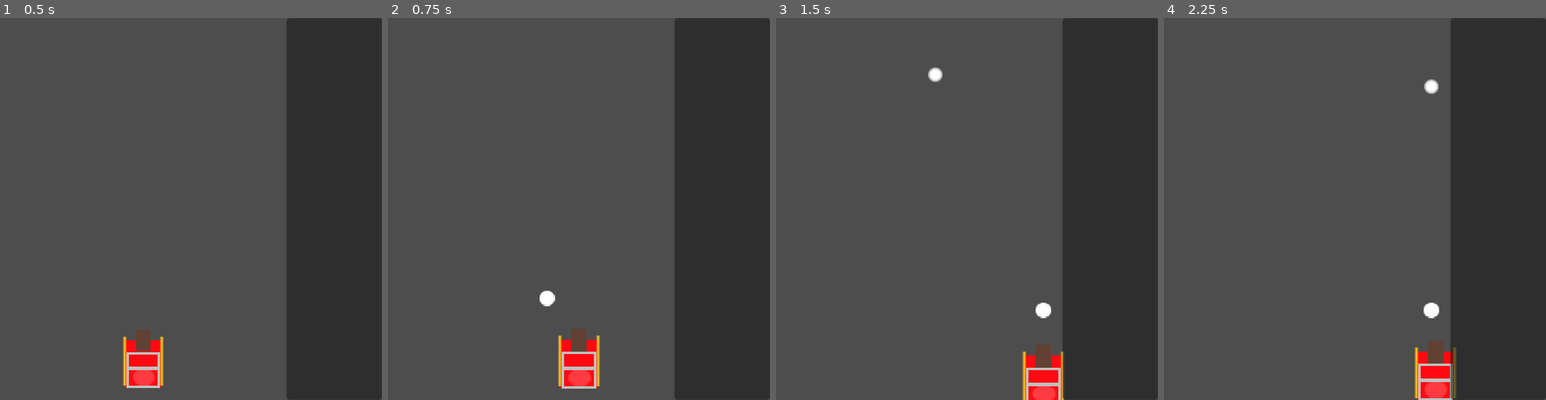
Above: before the commit, frames 1-4 (left to right).
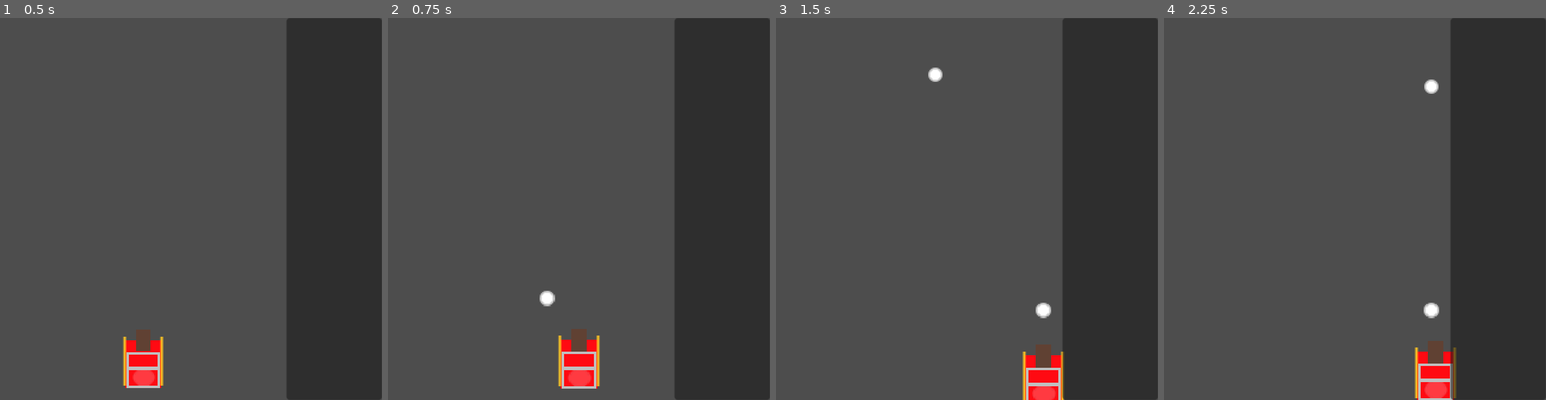
Above: after the commit, the same moments.

Repository: Zoidmania/gdex-2023-winter
Game: Godot game, scene res://stages/stage_north_america.tscn
Two runs of this game, one before a commit and one after it. Both use one fixed random seed, a clock stepped at 60 frames per second and the inputs below. The engine's default icon, where the game draws it, is replaced by a stand-in: a white triangle on a blue panel in a dark square.
Inputs:
- Up to frame 1 (0.5 s): no input
- Up to frame 2 (0.75 s): tap Enter at 0.5 s; hold Right (santa_move_right) from 0.53 s (still down); tap Space (santa_shoot) at 0.6 s
- Up to frame 3 (1.5 s): release Right (santa_move_right) at 1.28 s; hold Down (santa_move_down) from 1.28 s (still down); tap Space (santa_shoot) at 1.35 s
- Up to frame 4 (2.25 s): release Down (santa_move_down) at 2.03 s; hold Right (santa_move_right) from 2.03 s (still down); tap Space (santa_shoot) at 2.1 s

Frame 1 is identical in both runs. In frame 2, less than 0.1% of the frame differs, in the area x 39-44%, y 71-76%; in frame 3, less than 0.1%; in frame 4, less than 0.1%.

Commit message:
add black goat prototype

Diff:
--- a/src/enemies/green_goat.gd
+++ b/src/enemies/black_goat.gd
@@ -1,6 +1,29 @@
 extends Enemy
+## Represents a Black Goat Enemy.
+##
+## Black Goats fire a small black projectile straight downward.
+
+
+@onready var fire_timer: Timer = $FireTimer
+@onready var projectile_spawner: SpawnerComponent = $ProjectileSpawner
+@onready var muzzle: Marker2D = $Muzzle
+
+
+signal fired
 
 
 ## Init.
 func _ready() -> void:
     super()
+    fire_timer.timeout.connect(fire_projectile)
+
+
+## Causes the associated [SpawnerComponent] to create a projectile.
+##
+## The projectile's speed is controlled by the [Projectile]'s [MoveComponent].
+func fire_projectile() -> void:
+
+    projectile_spawner.spawn(muzzle.global_position)
+    scale_component.tween_scale()
+    fire_timer.start()
+    fired.emit()
--- a/src/enemies/black_goat.tscn
+++ b/src/enemies/black_goat.tscn
@@ -1,8 +1,10 @@
-[gd_scene load_steps=6 format=3 uid="uid://dxhp2tkvgacrk"]
+[gd_scene load_steps=8 format=3 uid="uid://dxhp2tkvgacrk"]
 
 [ext_resource type="PackedScene" uid="uid://b5j0erwnwdkwd" path="res://enemies/enemy.tscn" id="1_rl5lf"]
 [ext_resource type="Script" path="res://enemies/black_goat.gd" id="2_kn77k"]
 [ext_resource type="Texture2D" uid="uid://c4au4tc0qqgbm" path="res://assets/goat-proto/black.png" id="3_xfeca"]
+[ext_resource type="Script" path="res://components/spawner_component.gd" id="4_i4siy"]
+[ext_resource type="PackedScene" uid="uid://doawf0diikjik" path="res://projectiles/black_goat_projectile.tscn" id="5_ghwbu"]
 
 [sub_resource type="CircleShape2D" id="CircleShape2D_soyl6"]
 radius = 18.0
@@ -28,5 +30,20 @@
 shape = SubResource("RectangleShape2D_ai06l")
 debug_color = Color(0.92549, 0.196078, 0.478431, 0.419608)
 
-[node name="StatsComponent" parent="." index="12"]
+[node name="MoveComponent" parent="." index="6"]
+velocity = Vector2(0, 30)
+
+[node name="HealthComponent" parent="." index="11"]
 health = 10
+
+[node name="ProjectileSpawner" type="Node2D" parent="." index="12"]
+script = ExtResource("4_i4siy")
+scene = ExtResource("5_ghwbu")
+
+[node name="FireTimer" type="Timer" parent="." index="13"]
+wait_time = 2.0
+one_shot = true
+autostart = true
+
+[node name="Muzzle" type="Marker2D" parent="." index="14"]
+position = Vector2(0, 16)
--- /dev/null
+++ b/src/projectiles/black_goat_projectile.tscn
@@ -0,0 +1,25 @@
+[gd_scene load_steps=4 format=3 uid="uid://doawf0diikjik"]
+
+[ext_resource type="PackedScene" uid="uid://ookvicf7pm0s" path="res://projectiles/projectile.tscn" id="1_xm74n"]
+[ext_resource type="Texture2D" uid="uid://c2t76e6ujbowk" path="res://assets/goat-proto/black-projectile.png" id="2_ag4k0"]
+
+[sub_resource type="CircleShape2D" id="CircleShape2D_67lka"]
+radius = 6.0
+
+[node name="BlackGoatProjectile" instance=ExtResource("1_xm74n")]
+
+[node name="Sprite2D" parent="." index="0"]
+texture = ExtResource("2_ag4k0")
+
+[node name="VisibleOnScreenNotifier2D" parent="." index="1"]
+position = Vector2(2.38419e-07, 2.38419e-07)
+scale = Vector2(0.8, 0.8)
+
+[node name="HitboxComponent" parent="." index="3"]
+collision_mask = 1
+
+[node name="CollisionShape2D" type="CollisionShape2D" parent="HitboxComponent" index="0"]
+shape = SubResource("CircleShape2D_67lka")
+
+[node name="MoveComponent" parent="." index="4"]
+velocity = Vector2(0, 250)
--- a/src/projectiles/projectile.gd
+++ b/src/projectiles/projectile.gd
@@ -4,7 +4,6 @@
 
 @onready var visible_on_screen_notifier_2d: VisibleOnScreenNotifier2D = $VisibleOnScreenNotifier2D
 
-@onready var flash_component: FlashComponent = $FlashComponent
 @onready var scale_component: ScaleComponent = $ScaleComponent
 
 @onready var hitbox_component: HitboxComponent = $HitboxComponent
@@ -16,7 +15,6 @@
 func _ready() -> void:
 
     scale_component.tween_scale()
-    flash_component.flash()
     visible_on_screen_notifier_2d.screen_exited.connect(queue_free)
     # The `hurt_hitbox` signal sends 1 argument, so we need to unbind it since `queue_free` doesn't
     # accept any arguments.
--- a/src/projectiles/projectile.tscn
+++ b/src/projectiles/projectile.tscn
@@ -1,10 +1,9 @@
-[gd_scene load_steps=7 format=3 uid="uid://ookvicf7pm0s"]
+[gd_scene load_steps=6 format=3 uid="uid://ookvicf7pm0s"]
 
 [ext_resource type="Texture2D" uid="uid://tnet4wqa3bwx" path="res://icon.svg" id="1_f71vx"]
 [ext_resource type="Script" path="res://projectiles/projectile.gd" id="1_ggy6h"]
 [ext_resource type="Script" path="res://components/move_component.gd" id="1_summs"]
 [ext_resource type="Script" path="res://components/scale_component.gd" id="2_wk8hg"]
-[ext_resource type="Script" path="res://components/flash_component.gd" id="3_hm0b6"]
 [ext_resource type="Script" path="res://components/hitbox_component.gd" id="4_ti51q"]
 
 [node name="Projectile" type="Node2D"]
@@ -19,14 +18,11 @@
 script = ExtResource("2_wk8hg")
 sprite = NodePath("../Sprite2D")
 
-[node name="FlashComponent" type="Node" parent="." node_paths=PackedStringArray("sprite")]
-script = ExtResource("3_hm0b6")
-sprite = NodePath("../Sprite2D")
-
 [node name="HitboxComponent" type="Area2D" parent="."]
 collision_layer = 0
 collision_mask = 2
 script = ExtResource("4_ti51q")
 
-[node name="MoveComponent" type="Node" parent="."]
+[node name="MoveComponent" type="Node" parent="." node_paths=PackedStringArray("actor")]
 script = ExtResource("1_summs")
+actor = NodePath("..")
--- a/src/projectiles/snowball_projectile.tscn
+++ b/src/projectiles/snowball_projectile.tscn
@@ -18,6 +18,5 @@
 [node name="CollisionShape2D" type="CollisionShape2D" parent="HitboxComponent" index="0"]
 shape = SubResource("CircleShape2D_huq54")
 
-[node name="MoveComponent" parent="." index="5" node_paths=PackedStringArray("actor")]
-actor = NodePath("..")
+[node name="MoveComponent" parent="." index="5"]
 velocity = Vector2(0, -250)
--- a/src/stages/stage_na_enemy_generator.gd
+++ b/src/stages/stage_na_enemy_generator.gd
@@ -1,8 +1,10 @@
 extends EnemyGenerator
 
 @export var grey_goat_scene: PackedScene
+@export var black_goat_scene: PackedScene
 
 @onready var grey_goat_timer: Timer = $GreyGoatTimer
+@onready var black_goat_timer: Timer = $BlackGoatTimer
 
 
 ## Init.
@@ -13,3 +15,7 @@
     grey_goat_timer.timeout.connect(
         handle_spawn.bind(grey_goat_scene, grey_goat_timer)
     )
+
+    black_goat_timer.timeout.connect(
+        handle_spawn.bind(black_goat_scene, black_goat_timer)
+    )
--- a/src/stages/stage_na_enemy_generator.tscn
+++ b/src/stages/stage_na_enemy_generator.tscn
@@ -1,13 +1,21 @@
-[gd_scene load_steps=3 format=3 uid="uid://cyfrv23x7cjxg"]
+[gd_scene load_steps=5 format=3 uid="uid://cyfrv23x7cjxg"]
 
 [ext_resource type="PackedScene" uid="uid://c1adeqxtlje6x" path="res://stages/enemy_generator.tscn" id="1_0hxi0"]
 [ext_resource type="Script" path="res://stages/stage_na_enemy_generator.gd" id="2_b7hnh"]
+[ext_resource type="PackedScene" uid="uid://y0utk1nx72vy" path="res://enemies/grey_goat.tscn" id="3_e1a0h"]
+[ext_resource type="PackedScene" uid="uid://dxhp2tkvgacrk" path="res://enemies/black_goat.tscn" id="4_1ywwr"]
 
 [node name="StageNAEnemyGenerator" instance=ExtResource("1_0hxi0")]
 script = ExtResource("2_b7hnh")
-grey_goat_scene = null
+grey_goat_scene = ExtResource("3_e1a0h")
+black_goat_scene = ExtResource("4_1ywwr")
 
 [node name="GreyGoatTimer" type="Timer" parent="." index="1"]
 wait_time = 4.0
 one_shot = true
 autostart = true
+
+[node name="BlackGoatTimer" type="Timer" parent="." index="2"]
+wait_time = 9.0
+one_shot = true
+autostart = true
Binary file added: src/assets/goat-proto/black-projectile.png
Not shown, added: src/assets/goat-proto/black-projectile.png.import
